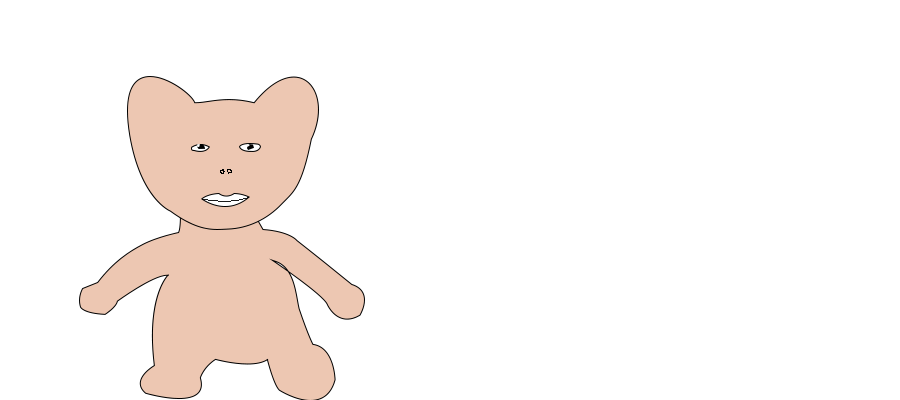
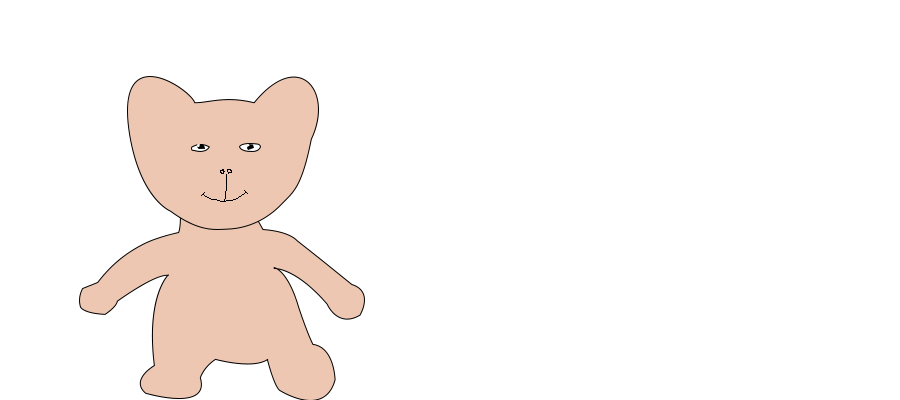
Before/after of a 900 × 400 layered artwork. What changed in the layer stack:
hid "Layer 7" over [202, 197, 249, 202]
added layer "Layer 14" above "Shape 9" over [201, 174, 248, 202]
hid "Shape 9", painted on it over [201, 193, 250, 207]
painted on "Shape 2" over [269, 258, 332, 312]
